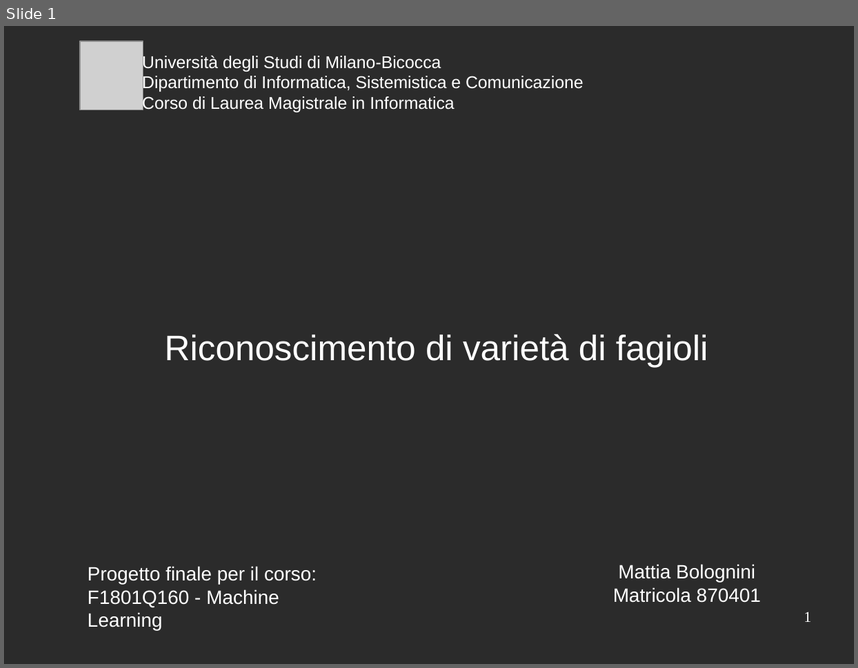
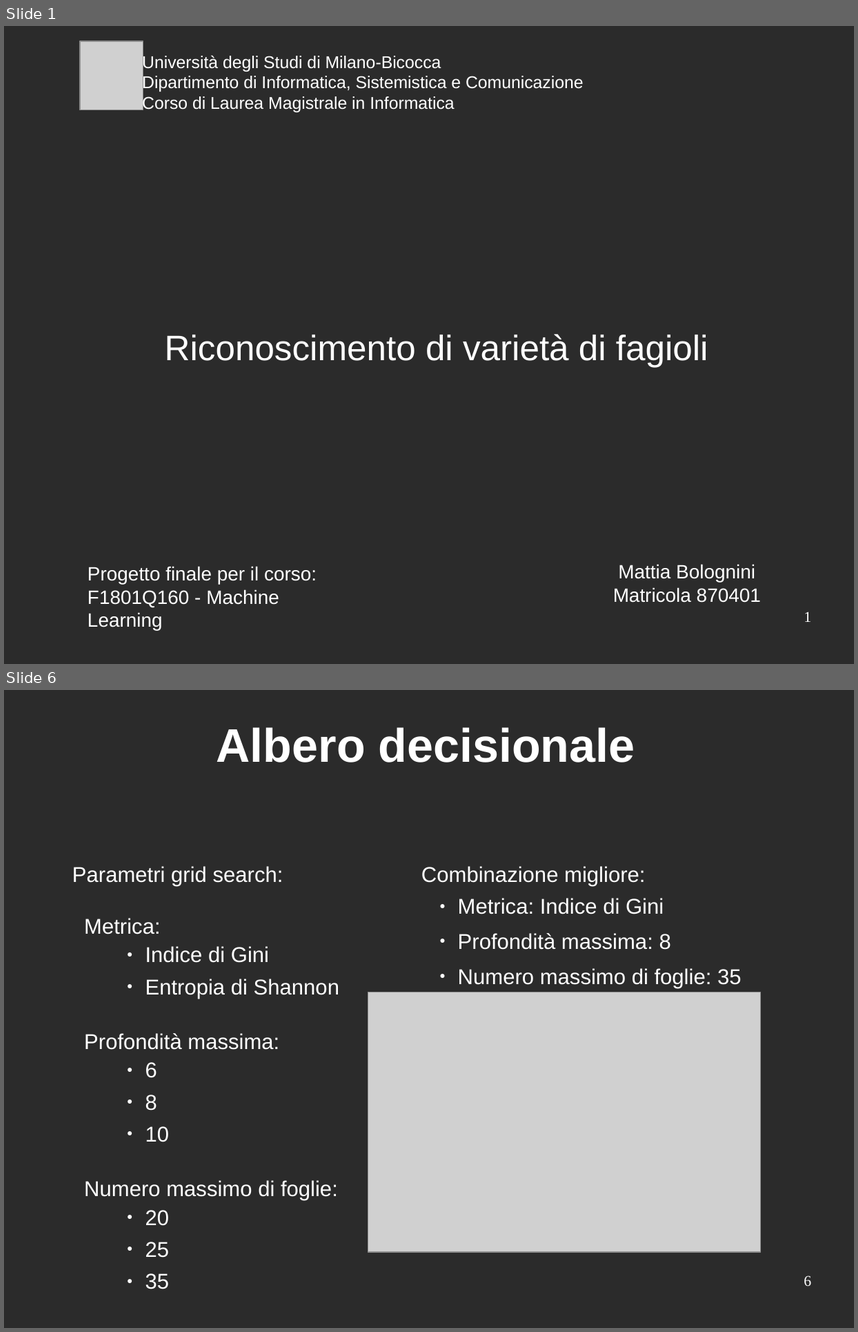
Before and after one commit to mattia010/dry_beans_ML, a slide deck: report/presentation_slides.odp. Shown one above the other, each under a label of ours: slide 1 before the commit, slides 1 and 6 after it; the slides between them are not shown. The pictures are 858x668 and 858x1332 pixels, drawn with LibreOffice and Linux fonts; fonts in the diff are those of the drawing; grey boxes stand for pictures; background and template pictures are left out; a plain dark background stands for a picture behind light text. Boxes give left, top, right and bottom in pixels: in the first picture for what was removed or moved away, otherwise in the second. Text is boxed around its words. In the diff, an @@ line names an element or a change of style, - is before the commit and + after.

```diff
--- a/report/presentation_slides.odp
+++ b/report/presentation_slides.odp
@@ slide 6 added at <box>4,690,854,1328</box>, background picture (left out) @@
@@ title added at <box>217,727,635,762</box>, 44 pt, text #FFFFFF, bold @@
+Albero decisionale
@@ text added at <box>72,866,339,1225</box>, 20 pt, text #FFFFFF @@
+Parametri grid search:
+Metrica:
+      ● Indice di Gini
+      ● Entropia di Shannon
+Profondità massima:
+      ● 6
+      ● 8
+      ● 10
+Numero massimo di foglie:
+      ● 20
+      ● 25
+      ● 35
@@ text added at <box>421,866,742,988</box>, 20 pt, text #FFFFFF @@
+Combinazione migliore:
+  ● Metrica: Indice di Gini
+  ● Profondità massima: 8
+  ● Numero massimo di foglie: 35
@@ picture added at <box>368,992,761,1252</box> @@
@@ page number added at <box>804,1275,811,1285</box>, 14 pt, text #FFFFFF @@
+6
```
Also in this commit, not shown: 3 slides changed, 10 other slides added, 7 slides removed.
